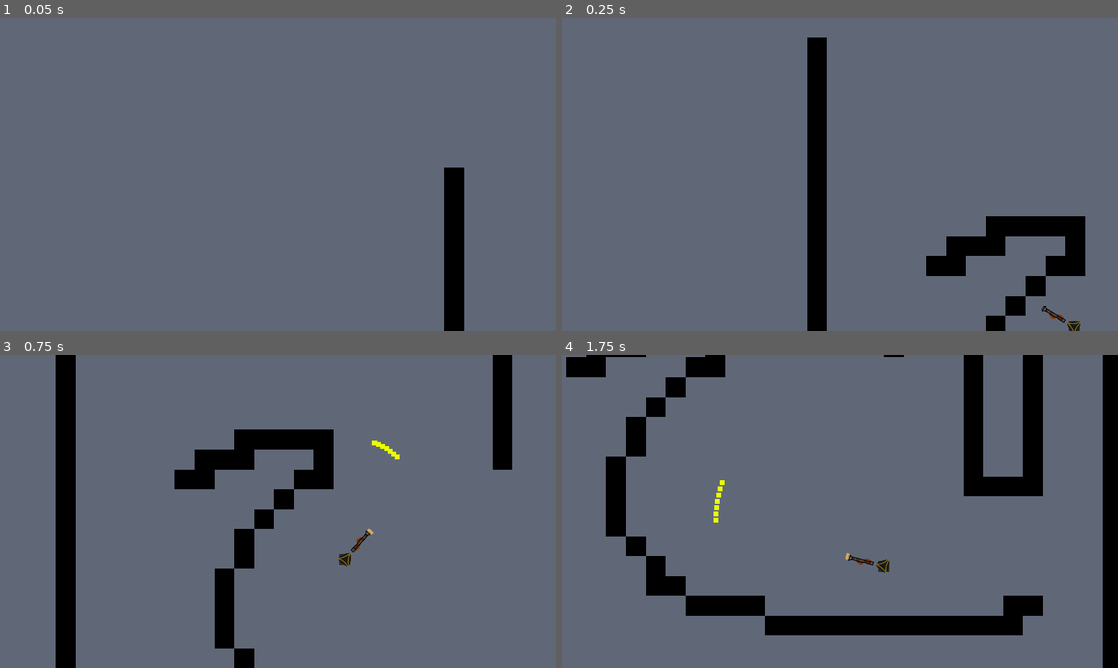
Above: before the commit, frames 1-4 (two rows, left to right).
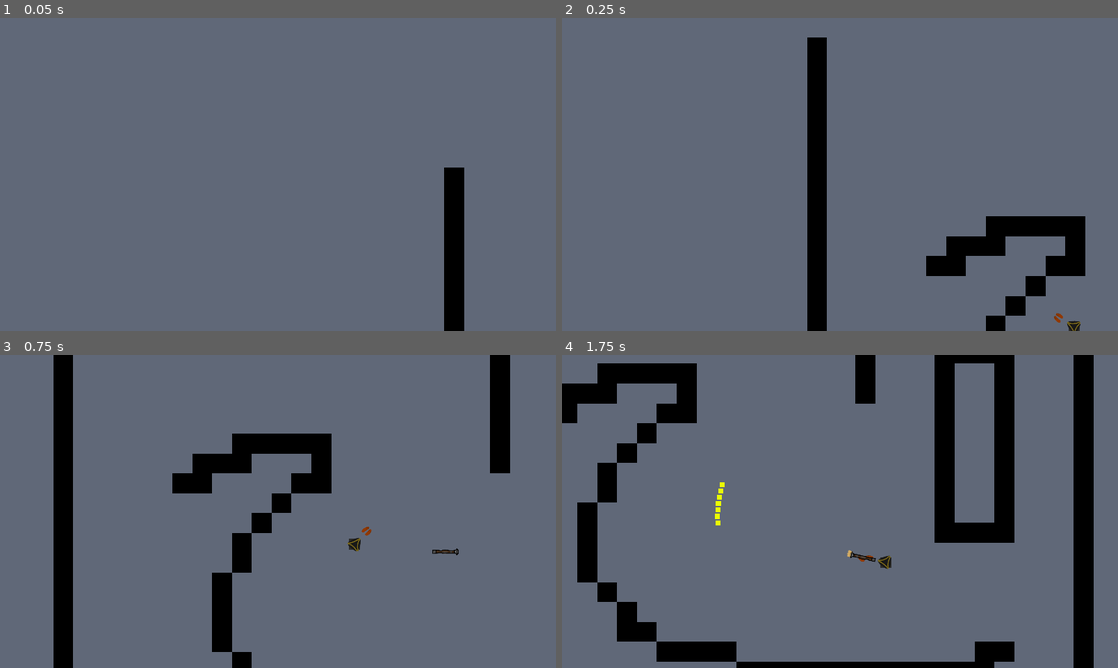
Above: after the commit, the same moments.

Repository: sundowns/godot-wild-47
Game: Godot game, scene res://Game.tscn
Same seed, same stepped clock (60 frames per second), same inputs: the game is played once before the commit and once after it.
Inputs (mouse positions are in pixels of both pictures, inside the frame that each line leads up to):
- Up to frame 1 (0.05 s): no input
- Up to frame 2 (0.25 s): no input
- Up to frame 3 (0.75 s): tap Enter at 0.5 s; move the mouse to (400, 495) at 0.52 s; hold D (move_right) from 0.53 s (still down); tap Space (fire) at 0.6 s
- Up to frame 4 (1.75 s): tap E (pickup, bound only after the commit) at 0.8, 1.35 s; move the mouse to (728, 527) at 1.27 s; release D (move_right) at 1.28 s; hold S (move_down) from 1.28 s (still down); tap Space (fire) at 1.55 s

Frame 1 is identical in both runs. In frame 2, less than 0.1% of the frame differs, in the area x 86-91%, y 92-98%; in frame 3, 3.4%; in frame 4, 29%, in the area x 0-100%, y 0-100%.

Commit message:
weapon pickup

Diff:
--- a/player/Hand.gd
+++ b/player/Hand.gd
@@ -11,8 +11,13 @@
 
 const hand_sprite_frame_map = {
 	"together": Rect2(0, 0, 64, 64),
-	"rifle": Rect2(64, 0, 64, 64)
+	"rifle": Rect2(64, 0, 64, 64),
+	"pickup": Rect2(128, 0, 64, 64)
 }
+
+func _ready():
+	if get_weapons().empty():
+		set_sprite_action("together")
 
 func update_hand_position(mouse_global_position: Vector2):
 	var parent_position = get_parent().global_transform.origin
@@ -35,3 +40,10 @@
 func set_sprite_action(sprite_frame_name: String):
 	assert(hand_sprite_frame_map[sprite_frame_name], "Unexpected sprite_frame_name in hand set_sprite_action %s" % sprite_frame_name)
 	sprite.texture.region = hand_sprite_frame_map[sprite_frame_name]
+
+func pickup(weapon):
+	weapon.on_pickup()
+	weapon_anchor.add_child(weapon)
+	weapon.global_transform.origin = weapon_anchor.global_transform.origin
+	weapon.initialise(self)
+	set_sprite_action(weapon.hand_animation_name)
--- a/player/Player.gd
+++ b/player/Player.gd
@@ -12,6 +12,8 @@
 onready var head = $Head
 onready var body_sprite: Sprite = $BodySprite
 
+var pickupable_weapon: WeakRef = null
+
 const aimcast_length: int = 10000
 onready var aimcast: RayCast2D = $AimCast
 
@@ -20,6 +22,8 @@
 		fire_weapon(event.is_pressed())
 	if event.is_action("alt_fire"):
 		alt_fire_weapon(event.is_pressed())
+	if event.is_action("pickup"):
+		attempt_weapon_pickup()
 
 func _physics_process(delta):
 	head.look_at(get_global_mouse_position())
@@ -68,7 +72,6 @@
 	global_transform.origin = unextrapolated_physics_position
 	var _no_return = move_and_collide((velocity + knockback) * ((1.0 / float(Engine.iterations_per_second)) * Engine.get_physics_interpolation_fraction()) * Engine.time_scale)
 
-
 func _on_hand_position_update():
 	var to_hand = (hand.global_transform.origin - global_transform.origin).normalized()
 	aimcast.cast_to = to_hand * aimcast_length
@@ -80,3 +83,25 @@
 func alt_fire_weapon(is_press: bool):
 	for weapon in hand.get_weapons():
 		weapon.alternate_fire(aimcast, self, is_press)
+
+func _on_ItemDetectionArea_area_entered(area):
+	var parent = area.get_parent()
+	if parent is Weapon and (not pickupable_weapon or (pickupable_weapon and parent != pickupable_weapon.get_ref())):
+		hand.set_sprite_action("pickup")
+		pickupable_weapon = weakref(parent)
+
+func attempt_weapon_pickup():
+	if pickupable_weapon:
+		var weapon = pickupable_weapon.get_ref()
+		if weapon:
+			var parent = weapon.get_parent()
+			parent.remove_child(weapon)
+			hand.pickup(weapon)
+			pickupable_weapon = null
+
+func _on_ItemDetectionArea_area_exited(area):
+#	pass
+	var parent = area.get_parent()
+	if pickupable_weapon and pickupable_weapon.get_ref() == parent:
+		hand.set_sprite_action("together")
+		pickupable_weapon = null
--- a/player/Player.tscn
+++ b/player/Player.tscn
@@ -3,13 +3,15 @@
 [ext_resource path="res://asset/Block_white32x32.png" type="Texture" id=1]
 [ext_resource path="res://player/Player.gd" type="Script" id=2]
 [ext_resource path="res://player/Hand.gd" type="Script" id=3]
-[ext_resource path="res://weapon/Blunderbuss.tscn" type="PackedScene" id=4]
 [ext_resource path="res://asset/player_spritesheet.png" type="Texture" id=5]
 
 [sub_resource type="AtlasTexture" id=2]
 flags = 1
 atlas = ExtResource( 5 )
 region = Rect2( 0, 0, 64, 64 )
+
+[sub_resource type="CircleShape2D" id=4]
+radius = 16.0
 
 [sub_resource type="AtlasTexture" id=3]
 flags = 1
@@ -45,8 +47,14 @@
 
 [node name="WeaponAnchor" type="Node2D" parent="Hand"]
 
-[node name="Blunderbuss" parent="Hand/WeaponAnchor" instance=ExtResource( 4 )]
-hand_animation_name = "rifle"
+[node name="ItemDetectionArea" type="Area2D" parent="Hand"]
+collision_layer = 0
+collision_mask = 64
+input_pickable = false
+monitorable = false
+
+[node name="CollisionShape2D" type="CollisionShape2D" parent="Hand/ItemDetectionArea"]
+shape = SubResource( 4 )
 
 [node name="Head" type="Node2D" parent="."]
 scale = Vector2( 0.7, 0.7 )
@@ -69,3 +77,6 @@
 zoom = Vector2( 0.7, 0.7 )
 smoothing_enabled = true
 smoothing_speed = 3.0
+
+[connection signal="area_entered" from="Hand/ItemDetectionArea" to="." method="_on_ItemDetectionArea_area_entered"]
+[connection signal="area_exited" from="Hand/ItemDetectionArea" to="." method="_on_ItemDetectionArea_area_exited"]
--- a/project.godot
+++ b/project.godot
@@ -113,6 +113,11 @@
 , Object(InputEventKey,"resource_local_to_scene":false,"resource_name":"","device":0,"alt":false,"shift":false,"control":false,"meta":false,"command":false,"pressed":false,"scancode":16777238,"physical_scancode":0,"unicode":0,"echo":false,"script":null)
  ]
 }
+pickup={
+"deadzone": 0.5,
+"events": [ Object(InputEventKey,"resource_local_to_scene":false,"resource_name":"","device":0,"alt":false,"shift":false,"control":false,"meta":false,"command":false,"pressed":false,"scancode":69,"physical_scancode":0,"unicode":0,"echo":false,"script":null)
+ ]
+}
 
 [layer_names]
 
@@ -122,6 +127,7 @@
 2d_physics/layer_4="Enemy"
 2d_physics/layer_5="EnemyHurtbox"
 2d_physics/layer_6="Projectile"
+2d_physics/layer_7="Item"
 
 [physics]
 
--- a/weapon/BaseWeapon.gd
+++ b/weapon/BaseWeapon.gd
@@ -8,20 +8,20 @@
 export(String, "together", "rifle") var hand_animation_name: String = "together"
 
 onready var sprite = $Sprite
+onready var pickup_detection_area: Area2D = $PlayerDetectionArea
+
+var is_dropped: bool = false
 
 var is_ready := true
+export(float) var cooldown: float = 1.0
 
 signal alternate_fire_pressed
 signal alternate_fire_released
 
+var is_held: bool = false
+
 func initialise(hand):
-	if hand:
-		hand.set_sprite_action(hand_animation_name)
-	else:
-		print("Weapon initialised with non-Hand parent")
-
-func gun_fired():
-	is_ready = false
+	pass
 
 func hide():
 	sprite.visible = false
@@ -35,9 +35,24 @@
 	else:
 		emit_signal("alternate_fire_released")
 
-#func _process(delta):
-#	look_at(get_global_mouse_position())
 
 # Just here for an overridable function signature
 func fire(_aimcast: RayCast2D, _player: KinematicBody2D, _is_press: bool):
-	pass
+	is_ready = false
+	$CooldownTimer.start(cooldown)
+
+func _on_CooldownTimer_timeout():
+	is_ready = true
+
+func set_held(value: bool):
+	is_held = value
+
+func on_drop():
+	pickup_detection_area.monitorable = false
+	$PlayerDetectionArea/CollisionShape2D.disabled = false
+	is_dropped = true
+
+func on_pickup():
+	pickup_detection_area.monitorable = true
+	$PlayerDetectionArea/CollisionShape2D.disabled = true
+	is_dropped = false
--- a/weapon/BaseWeapon.tscn
+++ b/weapon/BaseWeapon.tscn
@@ -13,3 +13,15 @@
 modulate = Color( 0.72549, 0.490196, 0.937255, 1 )
 scale = Vector2( 0.25, 0.25 )
 texture = ExtResource( 1 )
+
+[node name="CooldownTimer" type="Timer" parent="."]
+
+[node name="PlayerDetectionArea" type="Area2D" parent="."]
+collision_layer = 64
+collision_mask = 0
+monitoring = false
+
+[node name="CollisionShape2D" type="CollisionShape2D" parent="PlayerDetectionArea"]
+position = Vector2( 8.5, 0 )
+
+[connection signal="timeout" from="CooldownTimer" to="." method="_on_CooldownTimer_timeout"]
--- a/weapon/Blunderbuss.gd
+++ b/weapon/Blunderbuss.gd
@@ -9,11 +9,13 @@
 onready var total_firing_angle_radians: float = deg2rad(total_firing_angle_degrees)
 export(float) var projectile_count: int = 4
 
+
 func initialise(hand):
 	.initialise(hand)
 
 func fire(aimcast: RayCast2D, player, is_press: bool):
-	if is_press:
+	if is_press and is_ready:
+		.fire(aimcast, player, is_press)
 		var angle_interval_radians = total_firing_angle_radians / projectile_count
 		var aim_direction = aimcast.cast_to.normalized()
 		for number in range(projectile_count):
--- a/weapon/Blunderbuss.tscn
+++ b/weapon/Blunderbuss.tscn
@@ -42,7 +42,7 @@
 tracks/0/imported = false
 tracks/0/enabled = true
 tracks/0/keys = {
-"times": PoolRealArray( 0, 0.3 ),
+"times": PoolRealArray( 0, 0.2 ),
 "transitions": PoolRealArray( 1, 1 ),
 "update": 1,
 "values": [ true, false ]
@@ -54,7 +54,7 @@
 tracks/1/imported = false
 tracks/1/enabled = true
 tracks/1/keys = {
-"times": PoolRealArray( 0, 0.3 ),
+"times": PoolRealArray( 0, 0.2 ),
 "transitions": PoolRealArray( 1, 1 ),
 "update": 1,
 "values": [ true, false ]
@@ -72,11 +72,16 @@
 "values": [ 0 ]
 }
 
+[sub_resource type="RectangleShape2D" id=7]
+extents = Vector2( 24.5, 10 )
+
 [node name="Blunderbuss" instance=ExtResource( 1 )]
 script = ExtResource( 2 )
 damage = 10.0
 knockback_magnitude = 20.0
 recoil_magnitude = 300.0
+hand_animation_name = "rifle"
+cooldown = 0.5
 total_firing_angle_degrees = 25.0
 projectile_count = 7.0
 
@@ -100,3 +105,6 @@
 
 [node name="AnimationPlayer" type="AnimationPlayer" parent="." index="2"]
 anims/Fire = SubResource( 6 )
+
+[node name="CollisionShape2D" parent="PlayerDetectionArea" index="0"]
+shape = SubResource( 7 )
--- a/world/levels/testing1.tscn
+++ b/world/levels/testing1.tscn
@@ -1,6 +1,7 @@
-[gd_scene load_steps=2 format=2]
+[gd_scene load_steps=3 format=2]
 
 [ext_resource path="res://world/BaseLevel.tscn" type="PackedScene" id=1]
+[ext_resource path="res://weapon/Blunderbuss.tscn" type="PackedScene" id=2]
 
 [node name="World" instance=ExtResource( 1 )]
 
@@ -19,3 +20,6 @@
 
 [node name="PlayerSpawnPoint" parent="." index="2"]
 position = Vector2( 814, 530 )
+
+[node name="Blunderbuss" parent="." index="3" instance=ExtResource( 2 )]
+position = Vector2( 1008, 542 )
Binary file changed: asset/player_spritesheet.png
Not shown: 1 places in weapon/Blunderbuss.tscn that only renumber resources
Not shown, changed: asset/player_spritesheet.xcf
